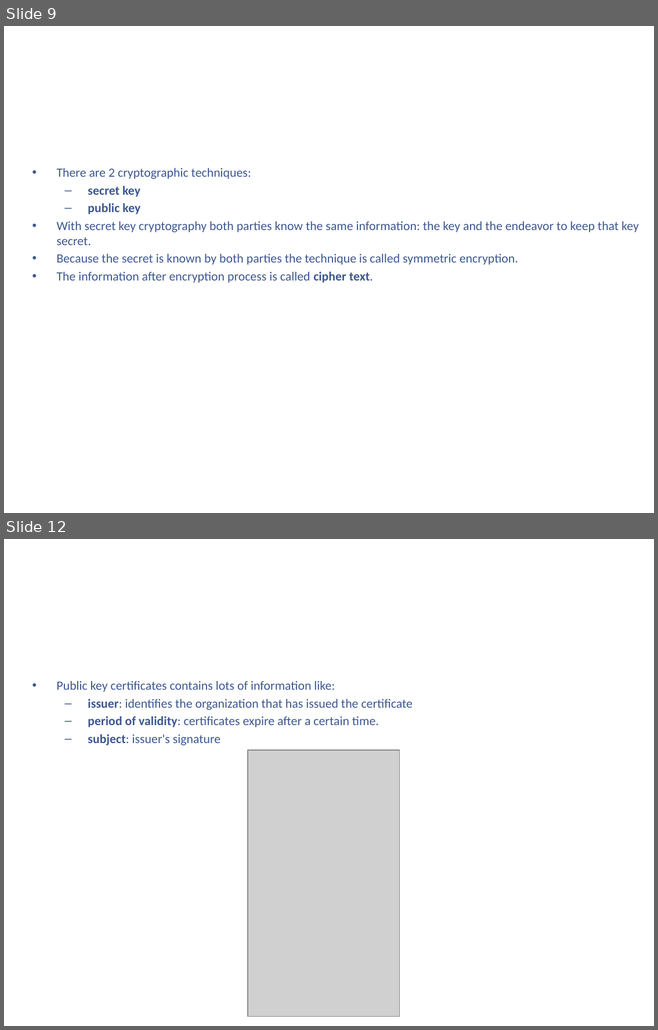
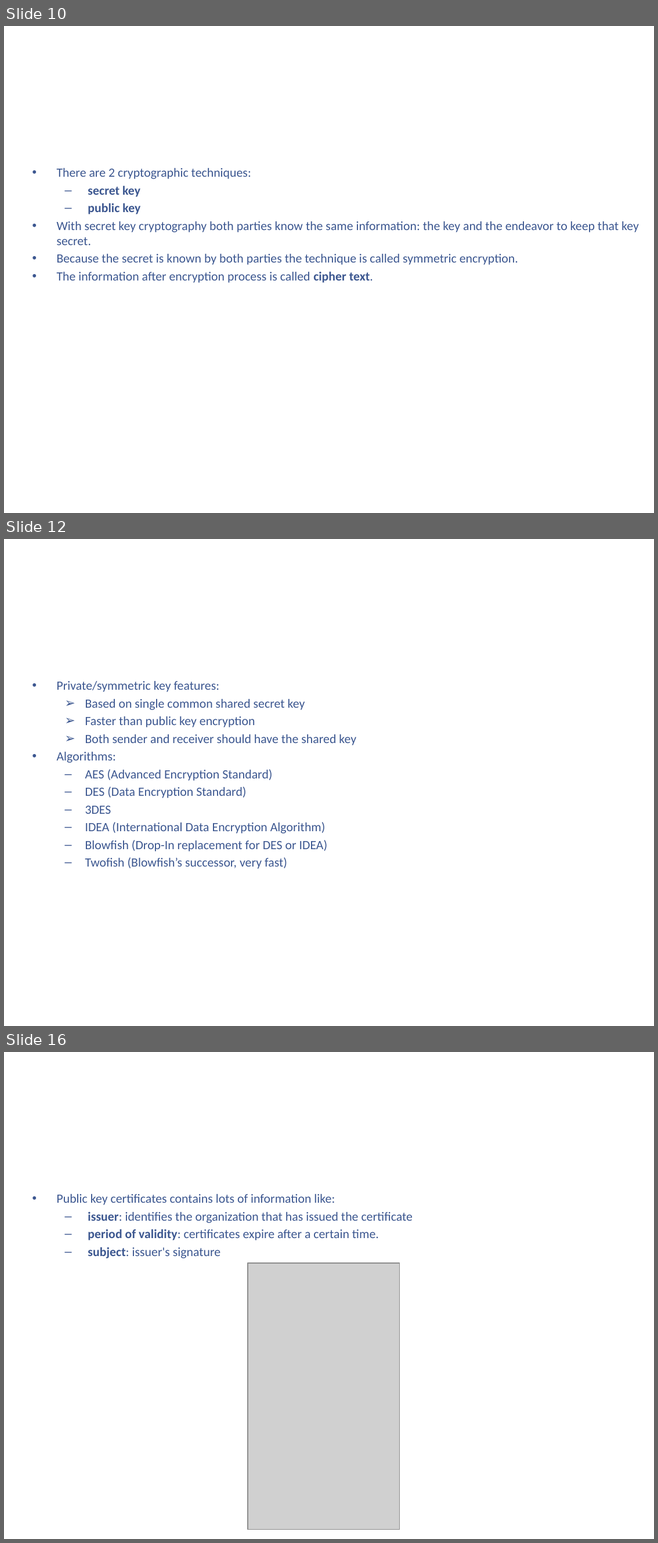
Before and after one commit to kenshincommon/ppts, a slide deck: Presentations/TLS/TLS.pptx. Shown one above the other, each under a label of ours: slides 9 and 12 before the commit, slides 10, 12 and 16 after it; the slides between them are not shown. The pictures are 658x1030 and 658x1543 pixels, drawn with LibreOffice and Linux fonts; fonts in the diff are those of the drawing; grey boxes stand for pictures; background and template pictures are left out. Boxes give left, top, right and bottom in pixels: in the first picture for what was removed or moved away, otherwise in the second. Text is boxed around its words. In the diff, an @@ line names an element or a change of style, - is before the commit and + after.

```diff
--- a/Presentations/TLS/TLS.pptx
+++ b/Presentations/TLS/TLS.pptx
@@ slide 12 added at (x1=4, y1=539, x2=654, y2=1026), background picture (left out) @@
@@ title added at (x1=36, y1=559, x2=621, y2=640), 44 pt, text #FFFFFF @@
+Cryptography (cont.)
@@ text added at (x1=57, y1=681, x2=356, y2=869), 14 pt, text #3C5790 @@
+• Private/symmetric key features:
+  ➢ Based on single common shared secret key
+  ➢ Faster than public key encryption
+  ➢ Both sender and receiver should have the shared key
+• Algorithms:
+  – AES (Advanced Encryption Standard)
+  – DES (Data Encryption Standard)
+  – 3DES
+  – IDEA (International Data Encryption Algorithm)
+  – Blowfish (Drop-In replacement for DES or IDEA)
+  – Twofish (Blowfish’s successor, very fast)
@@ what was slide 9 is now slide 10 @@
@@ what was slide 12 is now slide 16 @@
```
Also in this commit, not shown: 9 slides changed, 8 other slides added, 3 other files.
